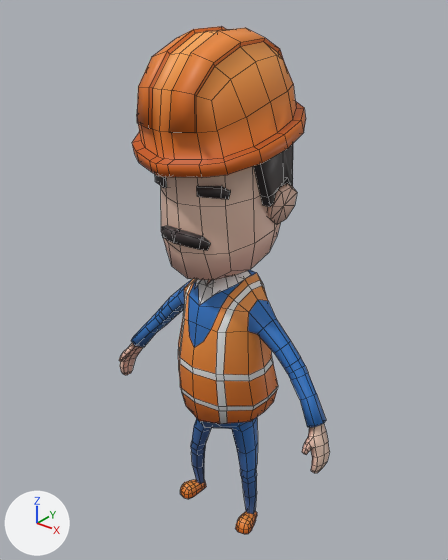
The Blender file Assets/Models/worker.blend: old version first, new version second.
One viewpoint serves both versions: a 50 mm lens placed at (1.375, -1.743, 2.24), pointed at (-0.027, 0.009, 1.154). Lighting does not change. The marker at lower left points along +X, +Y and +Z. Mesh edges are drawn as thin lines.
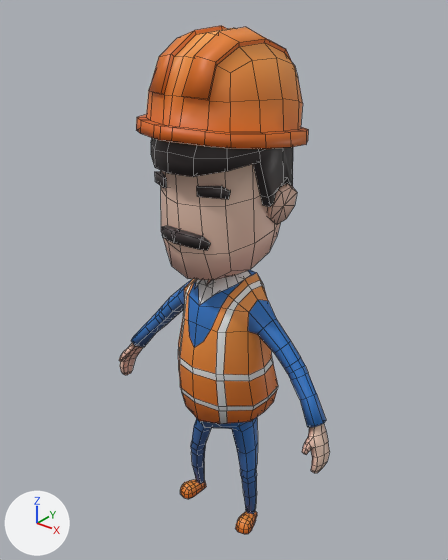
Patch to the scene script:
```diff
--- a/Assets/Models/worker.blend.py
+++ b/Assets/Models/worker.blend.py
@@ me_cube @@
 # used by ob_cube; location = (0.0, 0.0, 1.0); scale = (0.261, 0.261, 0.261)
-me_cube.from_pydata(...)  # 530 vertices, 490 faces; spans x 0.0..2.07, y -1.41..1.05, z -3.83..4.2
+me_cube.from_pydata(...)  # 536 vertices, 496 faces; spans x 0.0..2.07, y -1.33..1.15, z -3.83..4.21
+# me_cube part 1
+# 6 faces are deleted
+# 6 vertices are added at (0.67, -0.1, -3.62), (0.55, 0.0, -3.63), (0.53, -0.15, -3.62), (0.5, -0.07, -3.62), (0.64, -0.01, -3.63), (0.61, -0.16, -3.61)
+# 12 new faces join them, smooth
+# me_cube part 2
+# 89 vertices move from x 0.0..1.08, y -1.41..1.05, z 2.57..4.2 to x 0.0..1.08, y -1.33..1.15, z 2.68..4.21
+# me_cube part 3: 59 kept faces spanning x 0.0..1.94, y -1.22..0.33, z -1.11..3.67 get new texture (UV) coordinates
 me_cube.materials.append(mat_gradient_png)
```

Where the change shows, as pixel boxes [x1, y1, x2, y2] in the pictures (448 x 560 px; the box of a moved part takes in the faces that stretch with it):
part 1 of me_cube, built on
    both: [192, 465, 257, 514]
part 2 of me_cube, moved or reshaped
    before: [132, 26, 306, 178]
    after: [136, 26, 308, 149]
part 3 of me_cube, surface changed
    before: [132, 151, 313, 427]
    after: [132, 138, 313, 427]
